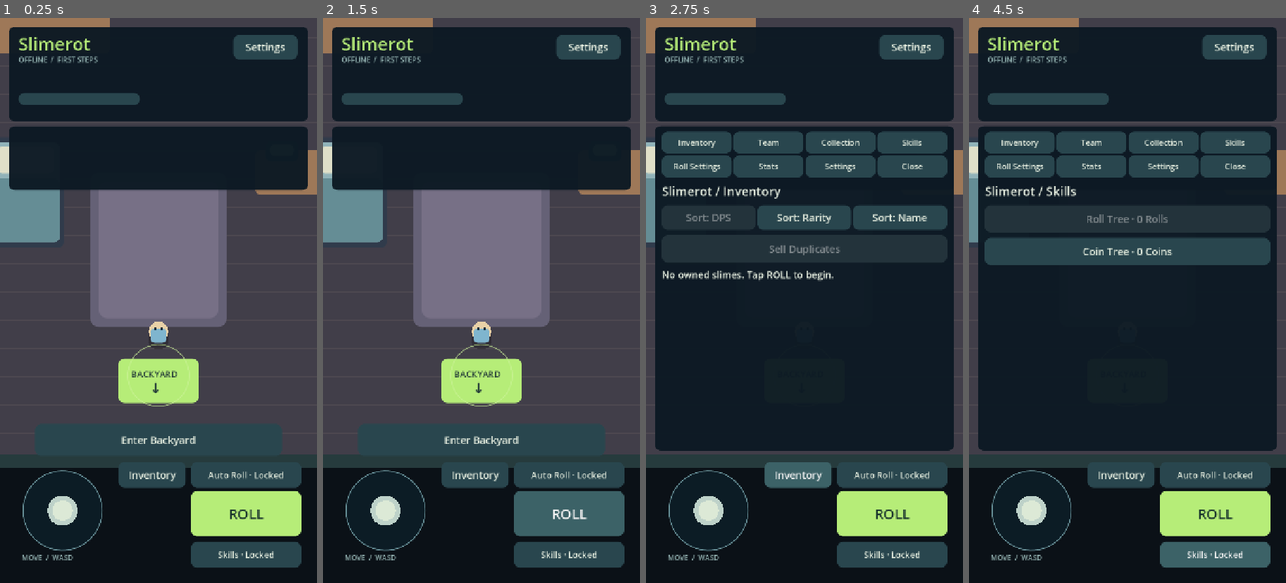
Above: before the commit, frames 1-4 (left to right).
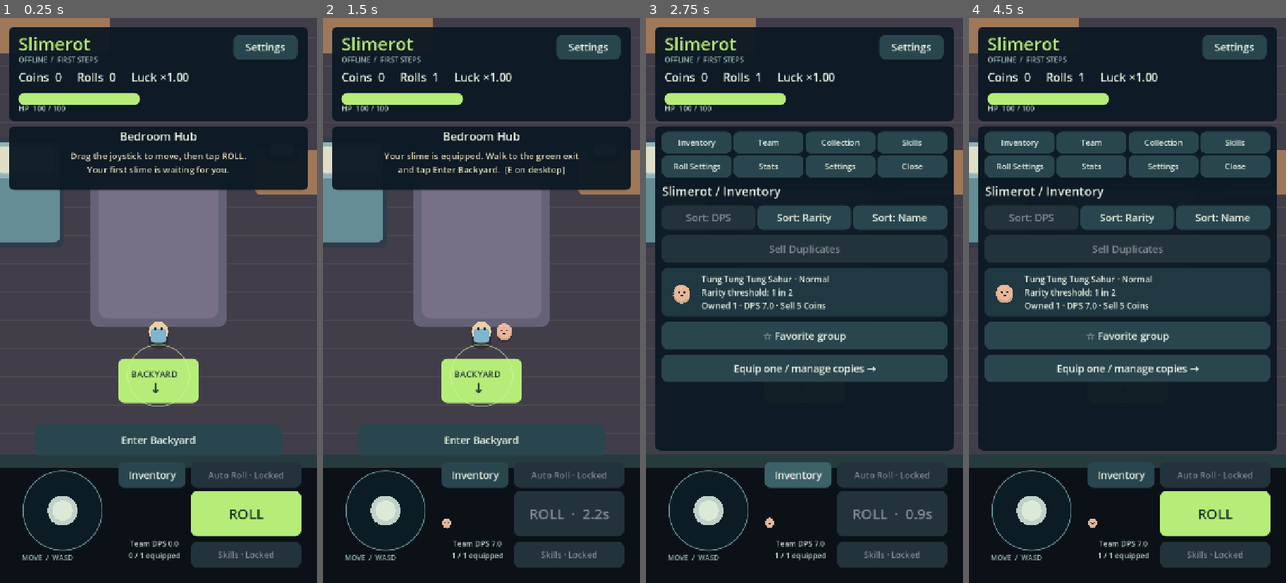
Above: after the commit, the same moments.

Repository: kristijannema-ai/Slimerot
Game: Godot game, scene res://scenes/Slimerot.tscn
Two runs of this game, one before a commit and one after it. Both use one fixed random seed, a clock stepped at 60 frames per second and the inputs below.
Inputs (mouse positions are in pixels of both pictures, inside the frame that each line leads up to):
- Up to frame 1 (0.25 s): no input
- Up to frame 2 (1.5 s): click (570, 475) at 0.5 s, where only the run before the commit has a clickable "Auto Roll · Locked"; click "ROLL" at 1.25 s
- Up to frame 3 (2.75 s): click "Inventory" at 2 s
- Up to frame 4 (4.5 s): click "Skills" at 2.75 s; click "Inventory" at 3.5 s; click (1216, 554) at 4.25 s, where only the run before the commit has a clickable "Skills · Locked"

The runs differ from the first frame. In frame 1, 2.5% of the frame differs, in the area x 5-90%, y 9-96%; in frame 2, 5.5%; in frame 3, 21%; in frame 4, 21%, in the area x 4-96%, y 9-98%.
Error before the commit: Parse Error: Cannot find member "EARLY_ROLL_NODES" in base "SlimerotBalance". (res://scripts/managers/SlimerotSkillTreeManager.gd:7)

Commit message:
Implement Slimerot stage 3: scripts/managers/SlimerotSkillTreeManager.gd

Diff:
--- a/scripts/managers/SlimerotSkillTreeManager.gd
+++ b/scripts/managers/SlimerotSkillTreeManager.gd
@@ -1,22 +1,27 @@
 extends Node
 
 var nodes: Dictionary = {}
+signal purchased(id: String, previous_luck: float, new_luck: float)
 
 func _ready() -> void:
-	# Provisional Slimerot early-node costs; canonical numeric tables were not supplied.
-	for row in SlimerotBalance.EARLY_ROLL_NODES:
+	for row in SlimerotRollTree.MAINLINE + SlimerotRollTree.OPTIONAL:
 		var data := SlimerotData.SkillNodeData.new()
 		data.id = row[0]
+		data.display_name = row[1]
+		if not row[2].is_empty(): data.prerequisite_ids.append(row[2])
 		data.tree_type = "Roll"
 		data.currency_type = "Rolls"
-		data.cost = row[1]
-		data.effect_type = row[2]
-		data.effect_value = row[3]
+		data.cost = row[3]
+		data.effect_type = row[4]
+		data.effect_value = row[5]
+		data.description = row[6]
+		data.optional = data.id.begins_with("RO")
 		nodes[data.id] = data
 	for index in SlimerotBalance.TEAM_SLOTS.size():
 		var row: Array = SlimerotBalance.TEAM_SLOTS[index]
 		var data := SlimerotData.SkillNodeData.new()
 		data.id = row[0]
+		data.display_name = "Equipped Slot %d" % (index + 2)
 		data.tree_type = "Coin"
 		data.currency_type = "Coins"
 		data.cost = row[1]
@@ -33,17 +38,27 @@
 		"attack_interval": SlimerotBalance.ATTACK_INTERVAL, "attack_range": SlimerotBalance.ATTACK_RANGE,
 		"damage_multiplier": 1.0, "equipped_slots": 1, "auto_roll": false,
 		"breakthrough_count": 0, "variant_sense": false, "skip_common": false,
+		"auto_sell": false, "filter_1": false, "filter_2": false, "super_roll": false,
 		"coin_scavenger": 0.0, "duplicate_dealer": 0.0}
-	var purchased: Array = GameState.purchased_skill_node_ids if node_ids == null else node_ids
-	for id in purchased:
+	var owned_nodes: Array = (GameState.purchased_skill_node_ids if node_ids == null else node_ids).duplicate()
+	owned_nodes.sort()
+	var minor_luck := 1.0
+	var seen: Dictionary = {}
+	for id in owned_nodes:
+		if seen.has(id): continue
+		seen[id] = true
 		var data: SlimerotData.SkillNodeData = nodes.get(id)
 		if data == null:
 			continue
 		match data.effect_type:
-			"luck_multiplier": stats.luck *= data.effect_value
+			"luck_multiplier": minor_luck *= data.effect_value
 			"checkpoint_luck":
-				stats.luck *= 20.0
 				stats.breakthrough_count += 1
+			"cooldown_set": stats.roll_cooldown = minf(stats.roll_cooldown, data.effect_value)
+			"auto_sell": stats.auto_sell = true
+			"filter_1": stats.filter_1 = true
+			"filter_2": stats.filter_2 = true
+			"super_roll": stats.super_roll = true
 			"variant_sense": stats.variant_sense = true
 			"skip_common": stats.skip_common = true
 			"coin_scavenger": stats.coin_scavenger += data.effect_value
@@ -54,33 +69,46 @@
 			"speed_add": stats.move_speed += data.effect_value
 			"slot_add": stats.equipped_slots += int(data.effect_value)
 			"auto_roll": stats.auto_roll = true
+	stats.luck = minor_luck * pow(20.0, stats.breakthrough_count)
 	stats.equipped_slots = clampi(stats.equipped_slots, 1, SlimerotBalance.MAX_SLOTS)
 	stats.roll_cooldown = maxf(0.1, stats.roll_cooldown)
 	return stats
 
 func purchase(id: String) -> bool:
-	if not GameState.structure_unlocked_flags.get("skill_tree_shrine", false):
-		return false
+	if not purchase_blocker(id).is_empty(): return false
+	var data: SlimerotData.SkillNodeData = nodes.get(id)
+	var previous_luck := RollManager.effective_luck()
+	if not GameState.spend(data.currency_type, data.cost, false): return false
+	GameState.purchased_skill_node_ids.append(id)
+	if data.currency_type == "Rolls": GameState.roll_skill_spend[id] = data.cost
+	if id == "R08": GameState.settings.luck_cap = 0.0
+	RollManager.cooldown_remaining = minf(RollManager.cooldown_remaining, derived_stats().roll_cooldown)
+	GameState.highest_luck = maxf(GameState.highest_luck, RollManager.effective_luck())
+	GameState.changed.emit()
+	GameState.critical_change.emit("skill_purchase")
+	purchased.emit(id, previous_luck, RollManager.effective_luck())
+	return true
+
+func purchase_blocker(id: String) -> String:
 	var data: SlimerotData.SkillNodeData = nodes.get(id)
 	if data == null or id in GameState.purchased_skill_node_ids:
-		return false
+		return "Owned" if data != null else "Unknown node"
+	# R01 explicitly starts the Roll mainline. The Shrine still opens Coin upgrades.
+	if data.tree_type == "Coin" and not GameState.structure_unlocked_flags.get("skill_tree_shrine", false):
+		return "Repair the Skill Tree Shrine"
 	if data.required_boss_zone > 0 and not WorldManager.is_boss_zone_defeated(data.required_boss_zone):
-		return false
+		return "Defeat the Z%d boss" % data.required_boss_zone
 	for prerequisite in data.prerequisite_ids:
 		if prerequisite not in GameState.purchased_skill_node_ids:
-			return false
-	if not GameState.spend(data.currency_type, data.cost):
-		return false
-	GameState.purchased_skill_node_ids.append(id)
-	if data.effect_type == "checkpoint_luck" and derived_stats().breakthrough_count == 1:
-		GameState.settings.luck_cap = 0.0
-	GameState.changed.emit()
-	GameState.critical_change.emit("skill_purchase")
-	return true
+			return "Requires " + prerequisite
+	var balance: int = GameState.rolls_balance if data.currency_type == "Rolls" else GameState.coins
+	if balance < data.cost: return "Need %d more %s" % [data.cost - balance, data.currency_type]
+	return ""
 
-func rolls_spent(node_ids: Array) -> int:
+func rolls_spent(node_ids: Array, paid_costs: Variant = null) -> int:
 	var total := 0
+	var ledger: Dictionary = GameState.roll_skill_spend if paid_costs == null else paid_costs
 	for id in node_ids:
 		if nodes.has(id) and nodes[id].currency_type == "Rolls":
-			total += nodes[id].cost
+			total += int(ledger.get(id, nodes[id].cost))
 	return total
